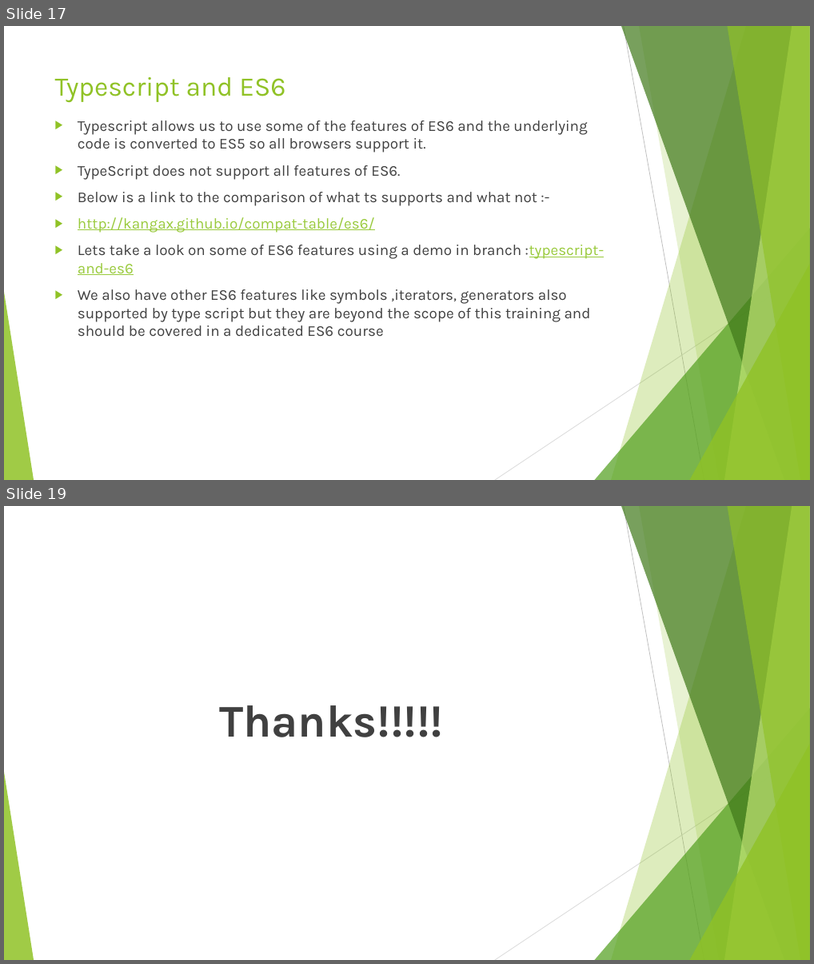
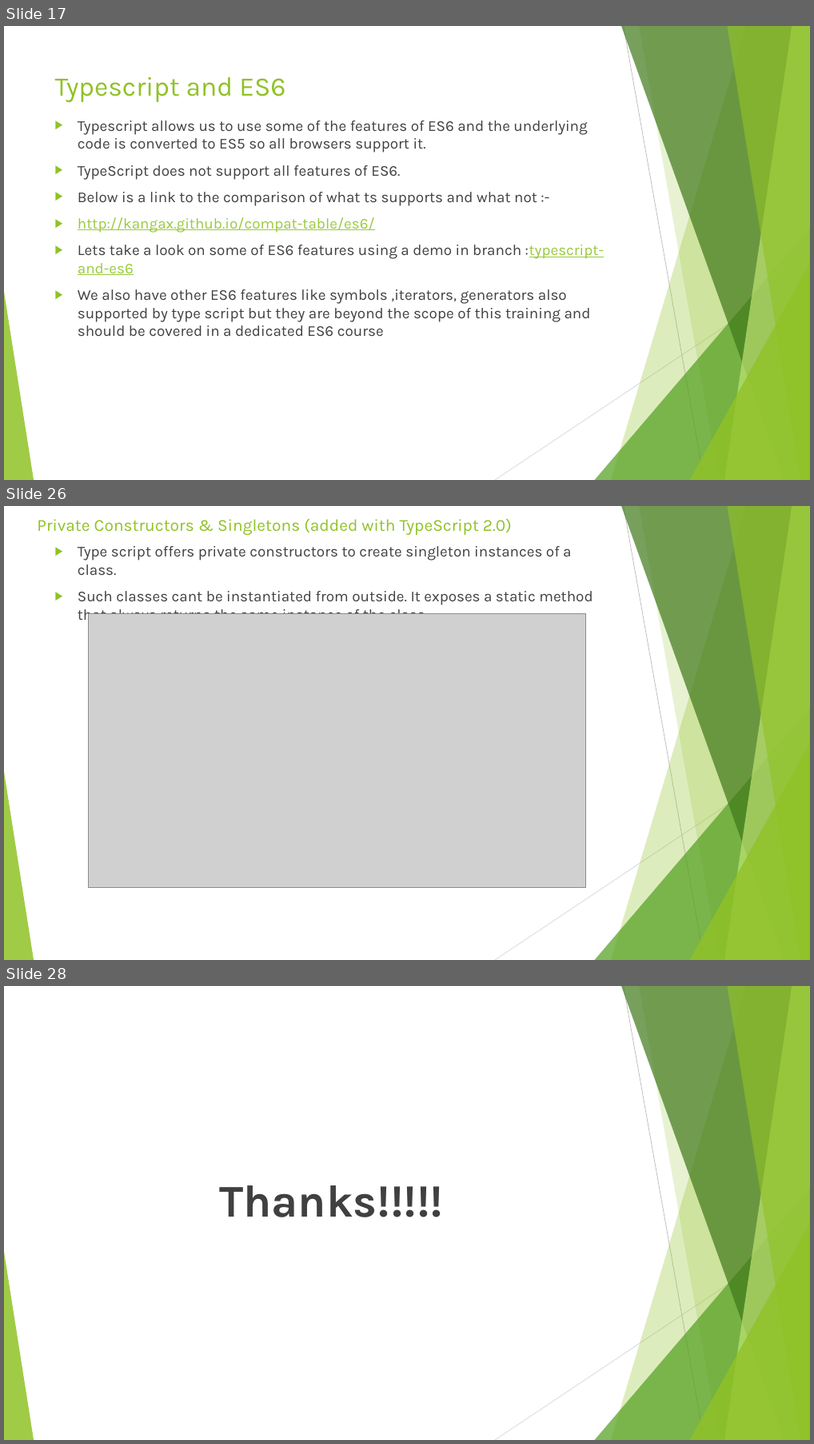
Before and after one commit to rudhrainfogain/typescript-complete-course, a slide deck: Type Script v5.0.pptx. Shown one above the other, each under a label of ours: slides 17 and 19 before the commit, slides 17, 26 and 28 after it; the slides between them are not shown. The pictures are 814x964 and 814x1444 pixels, drawn with LibreOffice and Linux fonts; fonts in the diff are those of the drawing; grey boxes stand for pictures. Boxes give left, top, right and bottom in pixels: in the first picture for what was removed or moved away, otherwise in the second. Text is boxed around its words. In the diff, an @@ line names an element or a change of style, - is before the commit and + after.

Commit message:
added TS classes example

```diff
--- a/Type Script v5.0.pptx
+++ b/Type Script v5.0.pptx
@@ slide 26 added at bbox=[4, 506, 810, 960], background #FFFFFF; not listed: 10 template elements that a slide beside it also shows @@
@@ title added at bbox=[37, 519, 512, 535], 20 pt, text #90C226 @@
+Private Constructors & Singletons (added with TypeScript 2.0)
@@ text added at bbox=[78, 546, 593, 624], 18 pt, text #404040 @@
+▶ Type script offers private constructors to create singleton instances of a class.
+▶ Such classes cant be instantiated from outside. It exposes a static method that always returns the same instance of the class.
@@ picture added at bbox=[88, 614, 586, 887] @@
@@ what was slide 19 is now slide 28 @@
```
Also in this commit, not shown: 9 other slides added, 1 slide removed, 10 other files.
